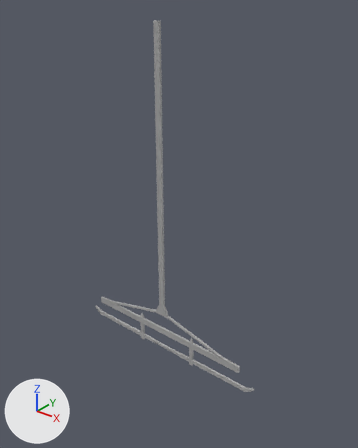
The FBX model Prototype1/Assets/ArtAssets/3DModels/ProtoThroneRoom_Chandelier.fbx: old version first, new version second.
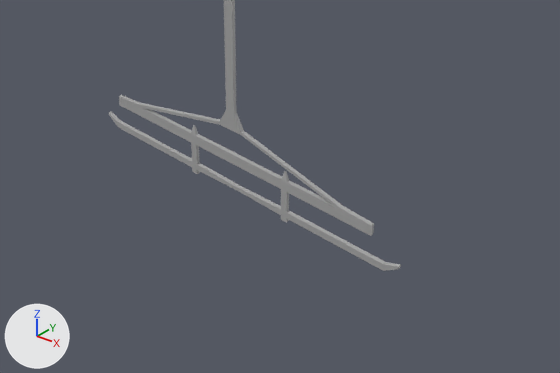
Old and new are each drawn whole from a 50 mm lens placed at (3.3, -3.4, 3.79), pointed at (0.5, 0.1, 1.62) and again close up on the part from 10% to 95% of the width and 55% to 100% of the height. The axes (+X, +Y, +Z) are drawn at lower left. The lights are the same throughout. Where no turn or scale is listed for an object, it has been applied to the vertices.

The first close-up shows 'Chandelier'.
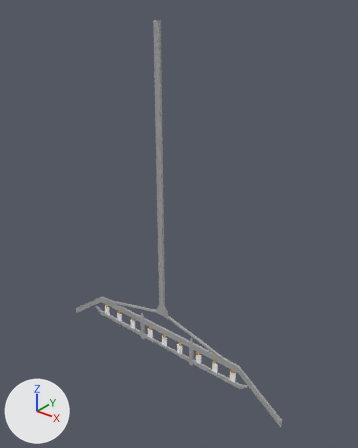
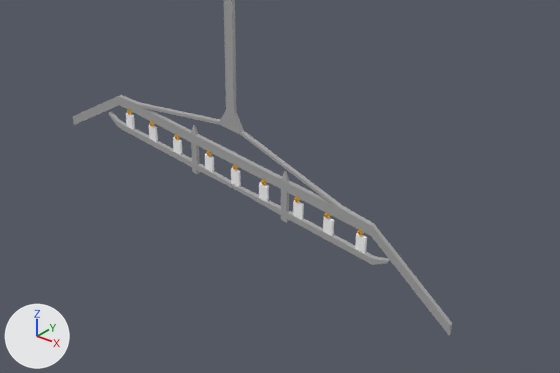
Commit message: worked on chandelier

What differs and where, as boxes (x1, y1, x2, y2) in the close-ups (560 x 373 px):
'Chandelier', reshaped, moved: before (109, 0, 401, 271); after (73, 0, 452, 335)
part 1 of me_mesh, added: after (73, 0, 452, 335)

Patch to the scene script:
```diff
--- a/Prototype1/Assets/ArtAssets/3DModels/ProtoThroneRoom_Chandelier.fbx.py
+++ b/Prototype1/Assets/ArtAssets/3DModels/ProtoThroneRoom_Chandelier.fbx.py
@@ mat_fire @@
+mat_fire = principled_material('Fire')
+mat_fire.base_color = (0.814, 0.474, 0.0)  # yellow #e9b700
@@ mat_fire2 @@
+mat_fire2 = principled_material('Fire2')
+mat_fire2.base_color = (1.0, 0.0835, 0.0)  # orange #ff5200
@@ mat_candles @@
+mat_candles = principled_material('Candles')
+mat_candles.base_color = (1.0, 1.0, 1.0)  # white #ffffff
@@ me_mesh @@
 # used by ob_chandelier; location = (0.0, 0.0, 0.0)
-me_mesh.from_pydata(...)  # 112 vertices, 114 faces; spans x -0.78..1.53, y 0.0..0.02, z 0.0..3.51
+me_mesh.from_pydata(...)  # 660 vertices, 608 faces; spans x -1.52..1.52, y -0.01..0.01, z -1.84..1.84
+# me_mesh part 1: 660 vertices added at x -1.52..1.52, y -0.01..0.01, z -1.84..1.84
 me_mesh.materials.append(mat_house_stone)
+me_mesh.materials.append(mat_candles)  # white #ffffff
+me_mesh.materials.append(mat_fire)  # yellow #e9b700
+me_mesh.materials.append(mat_fire2)  # orange #ff5200
@@ ob_chandelier @@
 ob_chandelier = bpy.data.objects.new('Chandelier', me_mesh)
-ob_chandelier.location = (0.0, 0.0, 0.0)
+ob_chandelier.location = (0.344, 0.012, 1.668)
```
